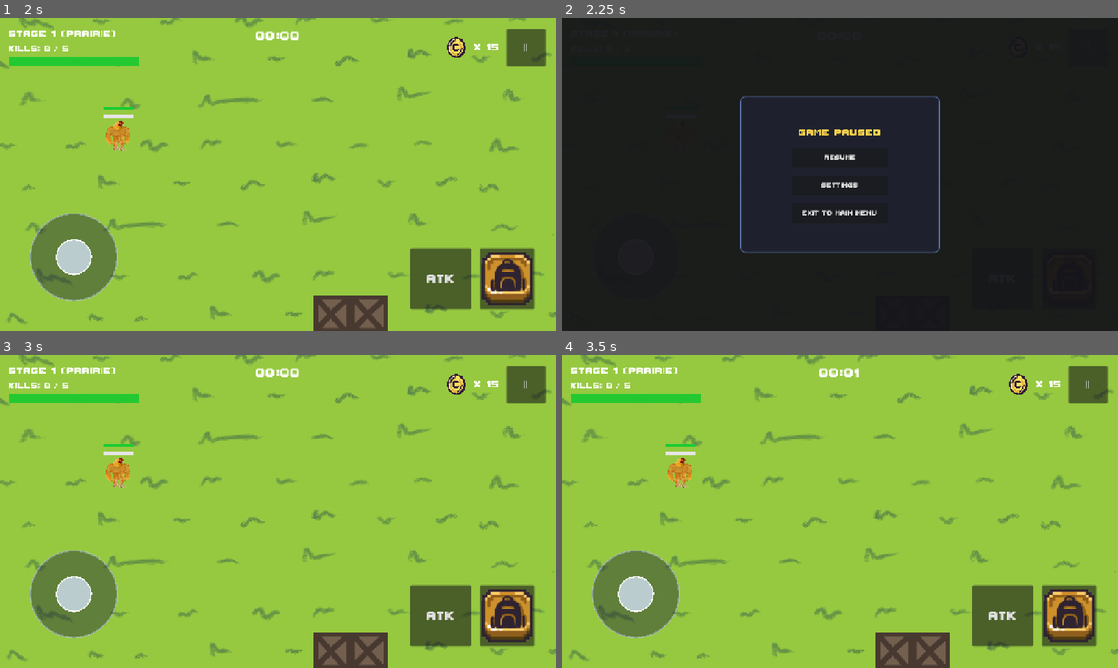
Above: before the commit, frames 1-4 (two rows, left to right).
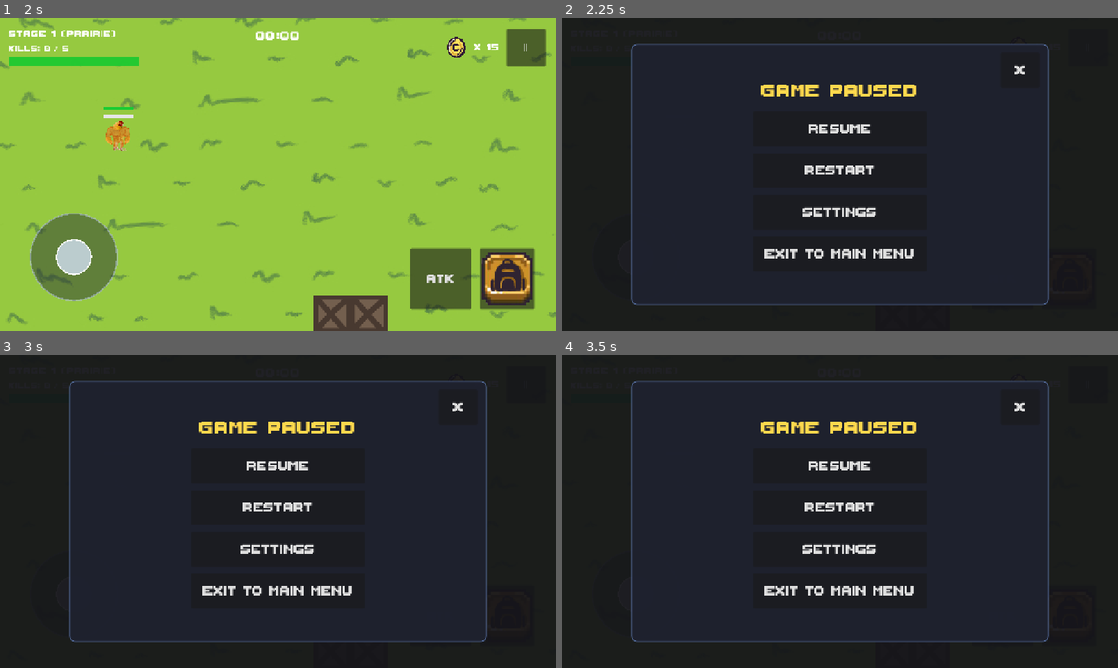
Above: after the commit, the same moments.

Repository: PuoLin/Chicky-Simulator-v3.0
Game: Godot game, scene res://scenes/ui/AuthScreen.tscn
Same seed, same stepped clock (60 frames per second), same inputs: the game is played once before the commit and once after it. Sound files missing from this copy of the repository are replaced by a short silence.
Inputs:
- Up to frame 1 (2 s): click "TAP TO START" at 0.5 s; click "CONTINUE" at 1.25 s
- Up to frame 2 (2.25 s): click "||" at 2 s
- Up to frame 3 (3 s): click "RESUME" (after the commit: "X") at 2.75 s
- Up to frame 4 (3.5 s): no input

Frame 1 is identical in both runs. In frame 2, 4.4% of the frame differs, in the area x 12-88%, y 8-92%; in frame 3, 100%, in the area x 0-100%, y 0-100%; in frame 4, 100%.

Commit message:
Larger Pause Menu

Diff:
--- a/scenes/ui/PauseMenu.tscn
+++ b/scenes/ui/PauseMenu.tscn
@@ -49,50 +49,71 @@
 grow_vertical = 2
 
 [node name="Panel" type="Panel" parent="CenterContainer"]
-custom_minimum_size = Vector2(460, 360)
+custom_minimum_size = Vector2(960, 600)
 layout_mode = 2
 theme_override_styles/panel = SubResource("StyleBoxFlat_panel")
+
+[node name="CloseButton" type="Button" parent="CenterContainer/Panel"]
+custom_minimum_size = Vector2(90, 80)
+layout_mode = 1
+anchors_preset = 1
+anchor_left = 1.0
+anchor_right = 1.0
+offset_left = -110.0
+offset_top = 20.0
+offset_right = -20.0
+offset_bottom = 100.0
+grow_horizontal = 0
+theme_override_font_sizes/font_size = 48
+text = "X"
 
 [node name="VBoxContainer" type="VBoxContainer" parent="CenterContainer/Panel"]
 layout_mode = 1
 anchors_preset = 15
 anchor_right = 1.0
 anchor_bottom = 1.0
-offset_left = 36.0
-offset_top = 28.0
-offset_right = -36.0
-offset_bottom = -28.0
+offset_left = 40.0
+offset_top = 25.0
+offset_right = -40.0
+offset_bottom = -25.0
 grow_horizontal = 2
 grow_vertical = 2
-theme_override_constants/separation = 18
+theme_override_constants/separation = 16
 alignment = 1
 
 [node name="Title" type="Label" parent="CenterContainer/Panel/VBoxContainer"]
 layout_mode = 2
 theme_override_colors/font_color = Color(1, 0.85, 0.3, 1)
-theme_override_font_sizes/font_size = 36
+theme_override_font_sizes/font_size = 68
 text = "GAME PAUSED"
 horizontal_alignment = 1
 
 [node name="ResumeBtn" type="Button" parent="CenterContainer/Panel/VBoxContainer"]
-custom_minimum_size = Vector2(220, 46)
+custom_minimum_size = Vector2(400, 80)
 layout_mode = 2
 size_flags_horizontal = 4
-theme_override_font_sizes/font_size = 24
+theme_override_font_sizes/font_size = 48
 text = "RESUME"
 
-[node name="SettingsBtn" type="Button" parent="CenterContainer/Panel/VBoxContainer"]
-custom_minimum_size = Vector2(220, 46)
+[node name="RestartBtn" type="Button" parent="CenterContainer/Panel/VBoxContainer"]
+custom_minimum_size = Vector2(400, 80)
 layout_mode = 2
 size_flags_horizontal = 4
-theme_override_font_sizes/font_size = 24
+theme_override_font_sizes/font_size = 48
+text = "RESTART"
+
+[node name="SettingsBtn" type="Button" parent="CenterContainer/Panel/VBoxContainer"]
+custom_minimum_size = Vector2(400, 80)
+layout_mode = 2
+size_flags_horizontal = 4
+theme_override_font_sizes/font_size = 48
 text = "SETTINGS"
 
 [node name="MainMenuBtn" type="Button" parent="CenterContainer/Panel/VBoxContainer"]
-custom_minimum_size = Vector2(220, 46)
+custom_minimum_size = Vector2(400, 80)
 layout_mode = 2
 size_flags_horizontal = 4
-theme_override_font_sizes/font_size = 24
+theme_override_font_sizes/font_size = 48
 text = "EXIT TO MAIN MENU"
 
 [node name="SettingsUI" parent="." instance=ExtResource("3_settings")]
--- a/scripts/ui/pause_menu.gd
+++ b/scripts/ui/pause_menu.gd
@@ -5,9 +5,11 @@
 ## In-game pause menu popup with Resume, Settings, and Exit to Main Menu options.
 ## Runs in PROCESS_MODE_ALWAYS so buttons and inputs respond while get_tree().paused is true.
 
-@onready var resume_btn: Button = $CenterContainer/Panel/VBoxContainer/ResumeBtn
-@onready var settings_btn: Button = $CenterContainer/Panel/VBoxContainer/SettingsBtn
-@onready var main_menu_btn: Button = $CenterContainer/Panel/VBoxContainer/MainMenuBtn
+@onready var resume_btn: Button = get_node_or_null("CenterContainer/Panel/VBoxContainer/ResumeBtn")
+@onready var restart_btn: Button = get_node_or_null("CenterContainer/Panel/VBoxContainer/RestartBtn")
+@onready var settings_btn: Button = get_node_or_null("CenterContainer/Panel/VBoxContainer/SettingsBtn")
+@onready var main_menu_btn: Button = get_node_or_null("CenterContainer/Panel/VBoxContainer/MainMenuBtn")
+@onready var close_btn: Button = get_node_or_null("CenterContainer/Panel/CloseButton")
 @onready var settings_ui: SettingsUI = $SettingsUI
 
 func _ready() -> void:
@@ -15,9 +17,16 @@
 	visible = false
 	add_to_group("pause_menu")
 
-	resume_btn.pressed.connect(resume_game)
-	settings_btn.pressed.connect(_on_settings_pressed)
-	main_menu_btn.pressed.connect(_on_main_menu_pressed)
+	if resume_btn:
+		resume_btn.pressed.connect(resume_game)
+	if restart_btn:
+		restart_btn.pressed.connect(_on_restart_pressed)
+	if settings_btn:
+		settings_btn.pressed.connect(_on_settings_pressed)
+	if main_menu_btn:
+		main_menu_btn.pressed.connect(_on_main_menu_pressed)
+	if close_btn:
+		close_btn.pressed.connect(resume_game)
 
 func _unhandled_input(event: InputEvent) -> void:
 	if event.is_action_pressed("ui_cancel") and not event.is_echo():
@@ -38,6 +47,14 @@
 	visible = false
 	get_tree().paused = false
 
+func _on_restart_pressed() -> void:
+	if settings_ui:
+		settings_ui.visible = false
+	visible = false
+	get_tree().paused = false
+	if is_inside_tree() and get_tree():
+		get_tree().reload_current_scene.call_deferred()
+
 func _on_settings_pressed() -> void:
 	if settings_ui:
 		settings_ui.toggle()
Not shown, changed: huawei_build/index.pck
